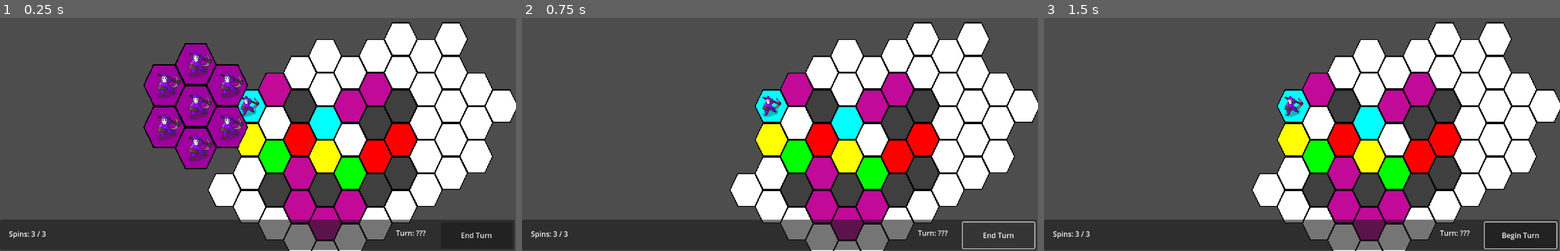
Above: before the commit, frames 1-3 (left to right).
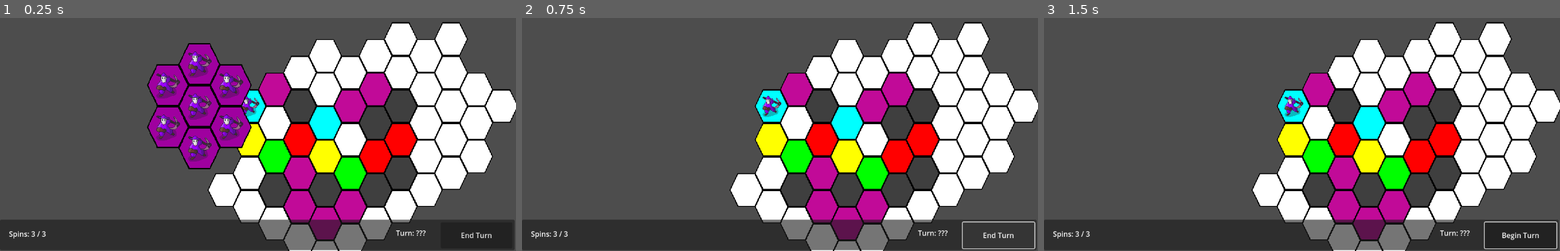
Above: after the commit, the same moments.

Repository: collin-wright1/pizza-jam
Game: Godot game, scene res://scenes/test_area.tscn
Same seed, same stepped clock (60 frames per second), same inputs: the game is played once before the commit and once after it.
Inputs (mouse positions are in pixels of both pictures, inside the frame that each line leads up to):
- Up to frame 1 (0.25 s): no input
- Up to frame 2 (0.75 s): click "End Turn" at 0.5 s
- Up to frame 3 (1.5 s): tap Enter (ui_accept) at 1.25 s; move the mouse to (1415, 92) at 1.27 s; hold Right (rotate_right) from 1.28 s (still down); click (1415, 92) at 1.42 s

The runs differ from the first frame. In frame 1, 2.9% of the frame differs, in the area x 27-49%, y 10-65%; in frame 2, nothing differs; in frame 3, nothing differs.

Commit message:
Fixed positions

Diff:
--- /dev/null
+++ b/scenes/main_menu.tscn
@@ -0,0 +1,209 @@
+[gd_scene load_steps=12 format=3 uid="uid://k2ubnpm24ud"]
+
+[ext_resource type="Script" path="res://scripts/main_menu.gd" id="1_0tv52"]
+[ext_resource type="PackedScene" uid="uid://0xc6hbc6bxub" path="res://sprites/gear.glb" id="1_bggn2"]
+[ext_resource type="Texture2D" uid="uid://c1uyw3xypgog5" path="res://sprites/title.png" id="3_ilcc5"]
+
+[sub_resource type="Gradient" id="Gradient_ghlk3"]
+offsets = PackedFloat32Array(0.227273, 0.993506)
+colors = PackedColorArray(0, 0, 0, 1, 0.808387, 0.469856, 0.118558, 1)
+
+[sub_resource type="GradientTexture2D" id="GradientTexture2D_hyonm"]
+gradient = SubResource("Gradient_ghlk3")
+width = 640
+height = 640
+fill_from = Vector2(0, 1)
+
+[sub_resource type="ProceduralSkyMaterial" id="ProceduralSkyMaterial_csssx"]
+sky_horizon_color = Color(0.64625, 0.65575, 0.67075, 1)
+ground_horizon_color = Color(0.64625, 0.65575, 0.67075, 1)
+
+[sub_resource type="Sky" id="Sky_eorxw"]
+sky_material = SubResource("ProceduralSkyMaterial_csssx")
+
+[sub_resource type="Environment" id="Environment_bjjd6"]
+background_mode = 2
+sky = SubResource("Sky_eorxw")
+tonemap_mode = 2
+glow_enabled = true
+
+[sub_resource type="Animation" id="Animation_60rn0"]
+length = 0.001
+tracks/0/type = "value"
+tracks/0/imported = false
+tracks/0/enabled = true
+tracks/0/path = NodePath("SubViewportContainer/SubViewport/gear:rotation")
+tracks/0/interp = 1
+tracks/0/loop_wrap = true
+tracks/0/keys = {
+"times": PackedFloat32Array(0),
+"transitions": PackedFloat32Array(1),
+"update": 0,
+"values": [Vector3(0, 0, 0)]
+}
+tracks/1/type = "value"
+tracks/1/imported = false
+tracks/1/enabled = true
+tracks/1/path = NodePath("SubViewportContainer/SubViewport/gear2:rotation")
+tracks/1/interp = 1
+tracks/1/loop_wrap = true
+tracks/1/keys = {
+"times": PackedFloat32Array(0),
+"transitions": PackedFloat32Array(1),
+"update": 0,
+"values": [Vector3(0, 0, 1.0472)]
+}
+
+[sub_resource type="Animation" id="Animation_b3hxl"]
+resource_name = "menu"
+length = 1.2
+loop_mode = 1
+step = 0.2
+tracks/0/type = "value"
+tracks/0/imported = false
+tracks/0/enabled = true
+tracks/0/path = NodePath("SubViewportContainer/SubViewport/gear:rotation")
+tracks/0/interp = 1
+tracks/0/loop_wrap = true
+tracks/0/keys = {
+"times": PackedFloat32Array(0, 0.2, 0.4, 0.6, 0.8, 1, 1.2),
+"transitions": PackedFloat32Array(1, 1, 1, 1, 1, 1, 1),
+"update": 1,
+"values": [Vector3(0, 0, 0), Vector3(0, 0, 1.0472), Vector3(0, 0, 2.0944), Vector3(0, 0, 3.14159), Vector3(0, 0, 4.18879), Vector3(0, 0, 5.23599), Vector3(0, 0, 6.28319)]
+}
+tracks/1/type = "value"
+tracks/1/imported = false
+tracks/1/enabled = true
+tracks/1/path = NodePath("SubViewportContainer/SubViewport/gear2:rotation")
+tracks/1/interp = 1
+tracks/1/loop_wrap = true
+tracks/1/keys = {
+"times": PackedFloat32Array(0, 0.2, 0.4, 0.6, 0.8, 1, 1.2),
+"transitions": PackedFloat32Array(1, 1, 1, 1, 1, 1, 1),
+"update": 1,
+"values": [Vector3(0, 0, 7.33038), Vector3(0, 0, 6.28319), Vector3(0, 0, 5.23599), Vector3(0, 0, 4.18879), Vector3(0, 0, 3.14159), Vector3(0, 0, 2.0944), Vector3(0, 0, 1.0472)]
+}
+
+[sub_resource type="AnimationLibrary" id="AnimationLibrary_rwbk6"]
+_data = {
+"RESET": SubResource("Animation_60rn0"),
+"menu": SubResource("Animation_b3hxl")
+}
+
+[node name="MainMenu" type="Control"]
+layout_mode = 3
+anchors_preset = 15
+anchor_right = 1.0
+anchor_bottom = 1.0
+grow_horizontal = 2
+grow_vertical = 2
+script = ExtResource("1_0tv52")
+
+[node name="TextureRect" type="TextureRect" parent="."]
+layout_mode = 0
+offset_right = 1152.0
+offset_bottom = 648.0
+texture = SubResource("GradientTexture2D_hyonm")
+
+[node name="SubViewportContainer" type="SubViewportContainer" parent="."]
+layout_mode = 0
+offset_left = 216.0
+offset_top = -66.0
+offset_right = 1083.0
+offset_bottom = 407.0
+rotation = 0.685914
+stretch = true
+
+[node name="SubViewport" type="SubViewport" parent="SubViewportContainer"]
+transparent_bg = true
+handle_input_locally = false
+size = Vector2i(867, 473)
+render_target_update_mode = 4
+
+[node name="Camera3D" type="Camera3D" parent="SubViewportContainer/SubViewport"]
+transform = Transform3D(1, 0, 0, 0, 1, 0, 0, 0, 1, -0.855, 0.11, 4.875)
+
+[node name="gear" parent="SubViewportContainer/SubViewport" instance=ExtResource("1_bggn2")]
+transform = Transform3D(1, 0, 0, 0, 1, 0, 0, 0, 1, -2.91857, 0, 0)
+
+[node name="gear2" parent="SubViewportContainer/SubViewport" instance=ExtResource("1_bggn2")]
+transform = Transform3D(0.292499, -0.506626, 0, 0.506626, 0.292499, 0, 0, 0, 0.585, 0.802871, 0, 0.0431409)
+
+[node name="WorldEnvironment" type="WorldEnvironment" parent="SubViewportContainer/SubViewport"]
+environment = SubResource("Environment_bjjd6")
+
+[node name="DirectionalLight3D" type="DirectionalLight3D" parent="SubViewportContainer/SubViewport"]
+transform = Transform3D(0.900638, -0.099973, 0.422915, 0.272664, 0.887785, -0.370801, -0.338387, 0.449271, 0.826831, 0, 0, 3.59201)
+visible = false
+shadow_enabled = true
+
+[node name="AnimationPlayer" type="AnimationPlayer" parent="."]
+libraries = {
+"": SubResource("AnimationLibrary_rwbk6")
+}
+
+[node name="Panel" type="Panel" parent="."]
+layout_mode = 1
+anchors_preset = 8
+anchor_left = 0.5
+anchor_top = 0.5
+anchor_right = 0.5
+anchor_bottom = 0.5
+offset_left = -13.0
+offset_top = -210.0
+offset_right = 476.0
+offset_bottom = -32.0
+grow_horizontal = 2
+grow_vertical = 2
+
+[node name="Label" type="TextureRect" parent="Panel"]
+layout_mode = 0
+offset_right = 746.0
+offset_bottom = 255.0
+scale = Vector2(0.655, 0.655)
+texture = ExtResource("3_ilcc5")
+
+[node name="Button" type="Button" parent="."]
+layout_mode = 1
+anchors_preset = 8
+anchor_left = 0.5
+anchor_top = 0.5
+anchor_right = 0.5
+anchor_bottom = 0.5
+offset_left = 137.0
+offset_top = 11.0
+offset_right = 319.0
+offset_bottom = 56.0
+grow_horizontal = 2
+grow_vertical = 2
+text = "Play"
+
+[node name="Button2" type="Button" parent="."]
+layout_mode = 1
+anchors_preset = 8
+anchor_left = 0.5
+anchor_top = 0.5
+anchor_right = 0.5
+anchor_bottom = 0.5
+offset_left = 137.0
+offset_top = 70.0
+offset_right = 319.0
+offset_bottom = 115.0
+grow_horizontal = 2
+grow_vertical = 2
+text = "Instructions"
+
+[node name="Button3" type="Button" parent="."]
+layout_mode = 1
+anchors_preset = 8
+anchor_left = 0.5
+anchor_top = 0.5
+anchor_right = 0.5
+anchor_bottom = 0.5
+offset_left = 137.0
+offset_top = 132.0
+offset_right = 319.0
+offset_bottom = 177.0
+grow_horizontal = 2
+grow_vertical = 2
+text = "Options?"
--- a/scenes/test_area.tscn
+++ b/scenes/test_area.tscn
@@ -216,7 +216,7 @@
 [node name="EnemyHolder" type="Node2D" parent="."]
 
 [node name="Visualmap" type="Node2D" parent="."]
-position = Vector2(-185.415, 0)
+position = Vector2(-174.535, 0)
 scale = Vector2(1.25, 1.25)
 script = ExtResource("5_ly1wp")
 
@@ -241,31 +241,30 @@
 [node name="RotateHolder" type="Node2D" parent="Visualmap"]
 
 [node name="Center" type="Sprite2D" parent="Visualmap/RotateHolder"]
-position = Vector2(10.415, 0)
 texture = ExtResource("4_16s7s")
 
 [node name="Top" type="Sprite2D" parent="Visualmap/RotateHolder"]
-position = Vector2(10.415, -100)
+position = Vector2(0, -100)
 texture = ExtResource("4_16s7s")
 
 [node name="TopRight" type="Sprite2D" parent="Visualmap/RotateHolder"]
-position = Vector2(85.415, -50)
+position = Vector2(75, -50)
 texture = ExtResource("4_16s7s")
 
 [node name="BottomRight" type="Sprite2D" parent="Visualmap/RotateHolder"]
-position = Vector2(85.415, 50)
+position = Vector2(75, 50)
 texture = ExtResource("4_16s7s")
 
 [node name="Bottom" type="Sprite2D" parent="Visualmap/RotateHolder"]
-position = Vector2(10.415, 100)
+position = Vector2(0, 100)
 texture = ExtResource("4_16s7s")
 
 [node name="BottomLeft" type="Sprite2D" parent="Visualmap/RotateHolder"]
-position = Vector2(-64.585, 50)
+position = Vector2(-75, 50)
 texture = ExtResource("4_16s7s")
 
 [node name="TopLeft" type="Sprite2D" parent="Visualmap/RotateHolder"]
-position = Vector2(-64.585, -50)
+position = Vector2(-75, -50)
 texture = ExtResource("4_16s7s")
 
 [node name="StateMachine" type="Node2D" parent="." node_paths=PackedStringArray("initial_state")]
@@ -286,6 +285,7 @@
 offset_bottom = 646.0
 
 [node name="SpinsLabel" type="Label" parent="CanvasLayer/Panel"]
+layout_mode = 0
 offset_left = 20.0
 offset_top = 20.0
 offset_right = 103.0
@@ -293,6 +293,7 @@
 text = "Spins: 3 / 3"
 
 [node name="Button" type="Button" parent="CanvasLayer/Panel" node_paths=PackedStringArray("game_state")]
+layout_mode = 0
 offset_left = 984.0
 offset_top = 6.0
 offset_right = 1144.0
--- /dev/null
+++ b/scripts/main_menu.gd
@@ -0,0 +1,12 @@
+extends Control
+
+@onready var animation_player: AnimationPlayer = $AnimationPlayer
+
+# Called when the node enters the scene tree for the first time.
+func _ready() -> void:
+	pass # Replace with function body.
+
+
+# Called every frame. 'delta' is the elapsed time since the previous frame.
+func _process(delta: float) -> void:
+	animation_player.play("menu",-1,0.2)
--- a/scripts/test_area.gd
+++ b/scripts/test_area.gd
@@ -203,7 +203,11 @@
 
 	for i in rotated_characters.size():
 		if rotated_characters[i]!=null:
-			rotated_characters[i].global_position = $Visualmap/RotateHolder.get_child(i).global_position
+
+			var new_position = $Visualmap/RotateHolder.get_child(i).global_position
+			new_position.x = snapped(new_position.x,25)
+			new_position.y = snapped(new_position.y,25)
+			rotated_characters[i].global_position = new_position
 			rotated_characters[i].global_rotation = $Visualmap/RotateHolder.get_child(i).global_rotation
 	if selected_tile.x % 2 == 0:
 		#surrounding_tile = (Vector2i(selected_tile.x,selected_tile.y-1))
Binary file added: sprites/gear.glb
Not shown, added: sprites/gear.glb.import
Binary file added: sprites/gear_Untitled.png
Not shown, added: sprites/gear_Untitled.png.import
Not shown, added: sprites/perfecthexagonpending.png.import
Binary file added: sprites/title.png
Not shown, added: sprites/title.png.import
Not shown, added: sprites/tit5113.tmp
